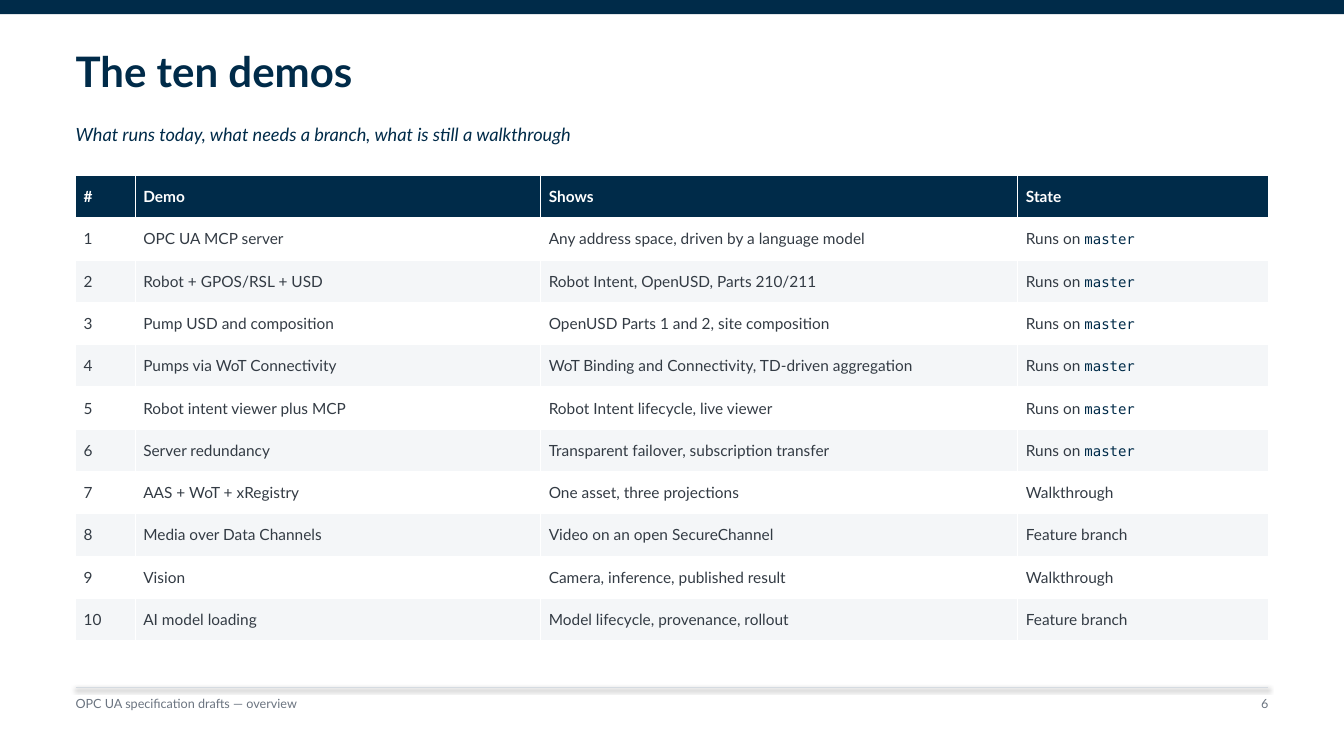
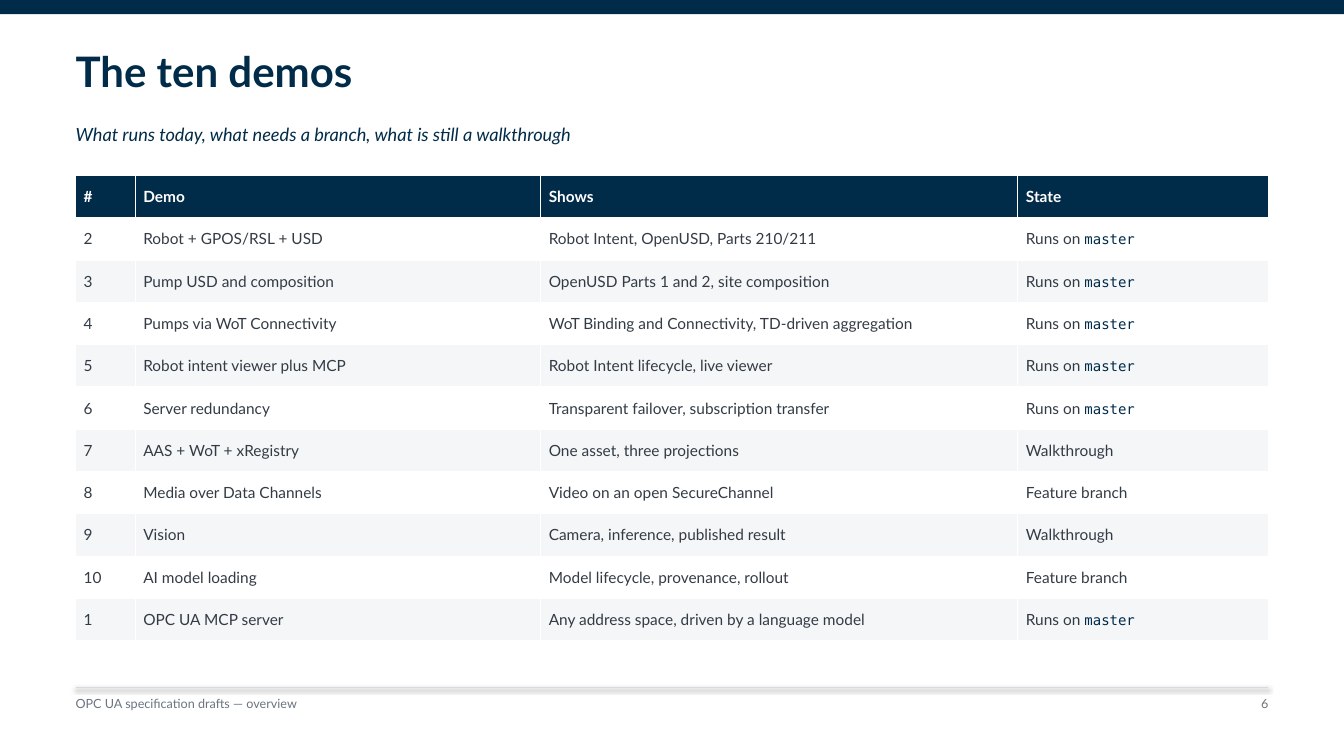
Before and after one commit to marcschier/opcua-drafts, a slide deck: slide 6 of decks/OPC-UA-Drafts-Overview.pptx. Drawn at 1344x756 pixels with LibreOffice and Linux fonts; fonts in the diff are those of the drawing. Boxes give left, top, right and bottom in pixels: in the first picture for what was removed or moved away, otherwise in the second. Text is boxed around its words. In the diff, an @@ line names an element or a change of style, - is before the commit and + after.

```diff
--- a/decks/OPC-UA-Drafts-Overview.pptx
+++ b/decks/OPC-UA-Drafts-Overview.pptx
@@ table at (x1=76, y1=175, x2=1267, y2=641) @@
-row 2: 1 | OPC UA MCP server | Any address space, driven by a language model | Runs on master
+row 11: 1 | OPC UA MCP server | Any address space, driven by a language model | Runs on master
```
Also in this commit, not shown: 103 other slides changed, 32 other files.
